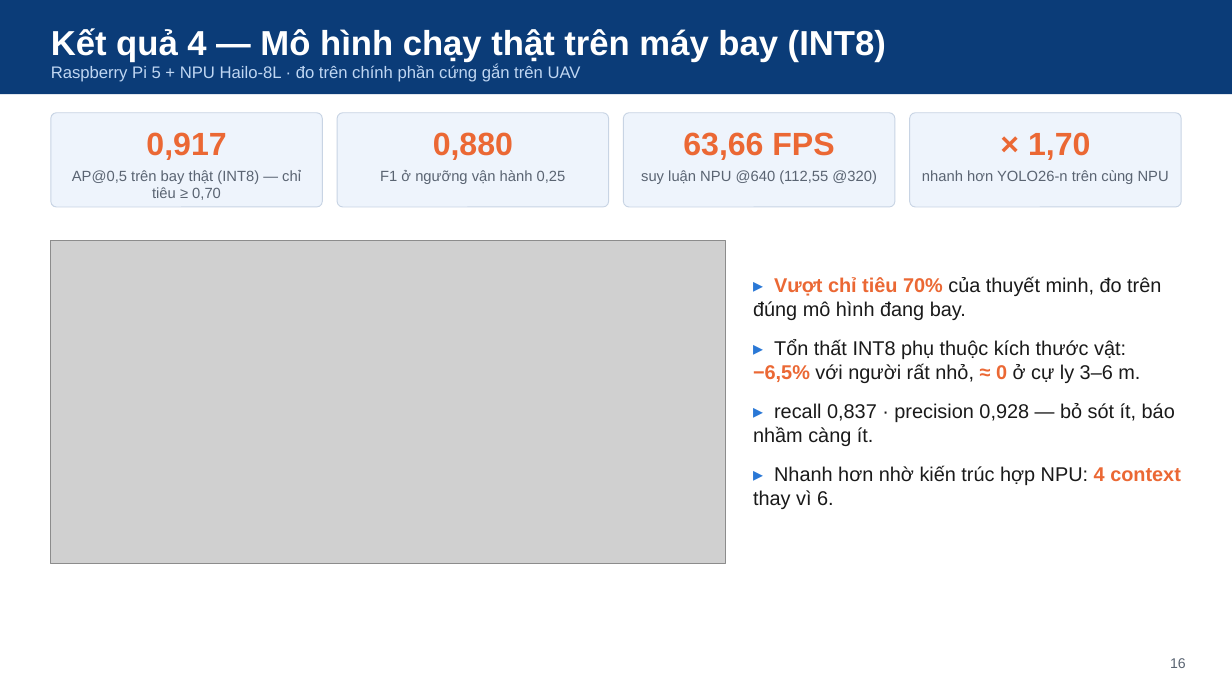
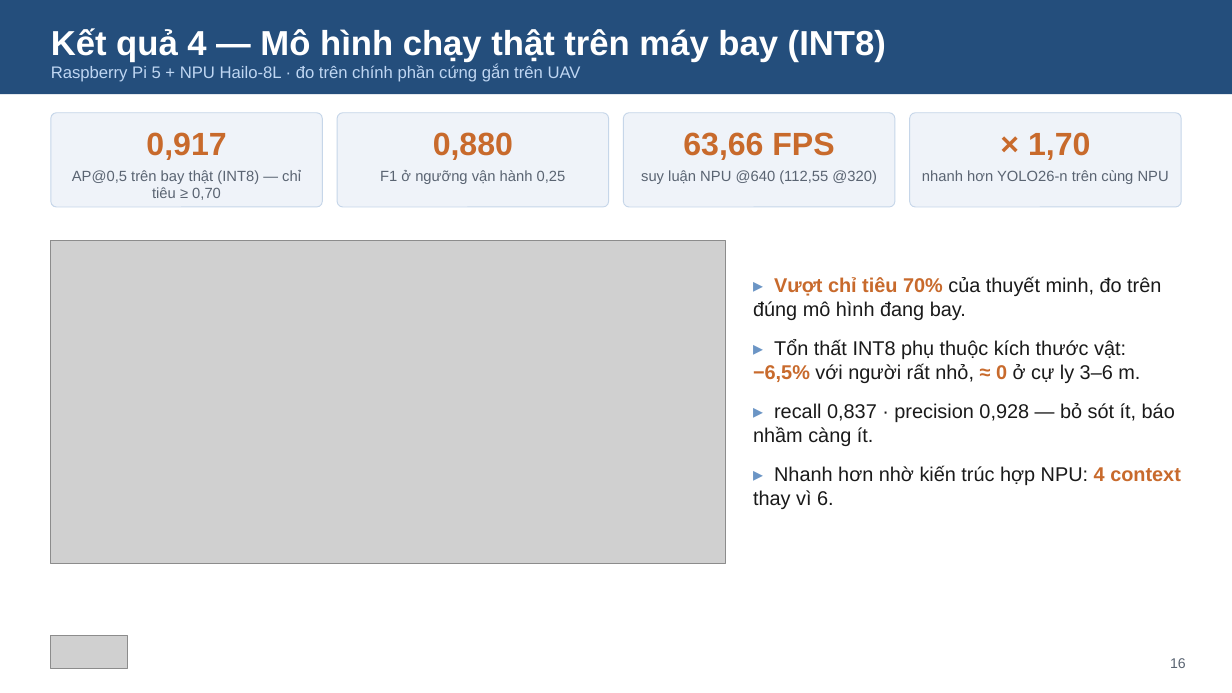
Before and after one commit to NhanHuynh2006/Drone_Following, a slide deck: slide 16 of nckh_SV2026-474/slides/SteadyDet-N_nghiem_thu_nhe.pptx. Drawn at 1232x693 pixels with LibreOffice and Linux fonts; fonts in the diff are those of the drawing; grey boxes stand for pictures. Boxes give left, top, right and bottom in pixels: in the first picture for what was removed or moved away, otherwise in the second. Text is boxed around its words. In the diff, an @@ line names an element or a change of style, - is before the commit and + after.

```diff
--- a/nckh_SV2026-474/slides/SteadyDet-N_nghiem_thu_nhe.pptx
+++ b/nckh_SV2026-474/slides/SteadyDet-N_nghiem_thu_nhe.pptx
@@ rectangle "Kết quả 4 — Mô ..." at <box>0,0,1232,94</box>: fill #0B3C78 to #244E7C @@
@@ fill #EEF4FC to #EFF3F9; outline #C8D4E4 0.75 pt to #C6D6E9 0.75 pt in 4 elements at <box>337,113,609,207</box>, <box>624,113,896,207</box>, <box>909,113,1181,207</box>, <box>51,113,323,207</box> @@
@@ text colour #EB6834 to #C86A2C in 4 elements at <box>146,132,226,160</box>, <box>433,132,513,160</box>, <box>683,132,834,160</box>, <box>1028,132,1090,160</box> @@
@@ text "▸ Vượt chỉ tiêu 70% ..." at <box>753,276,1181,509</box>: text colour #2A78D6 to #6B95C5 in "▸", "▸", "▸", "▸"; text colour #EB6834 to #C86A2C in "Vượt chỉ tiêu 70%", "−6,5% ≈ 0", "4 context" @@
@@ picture added at <box>51,636,128,669</box> @@
```
Also in this commit, not shown: 24 other slides changed, 23 other files.
